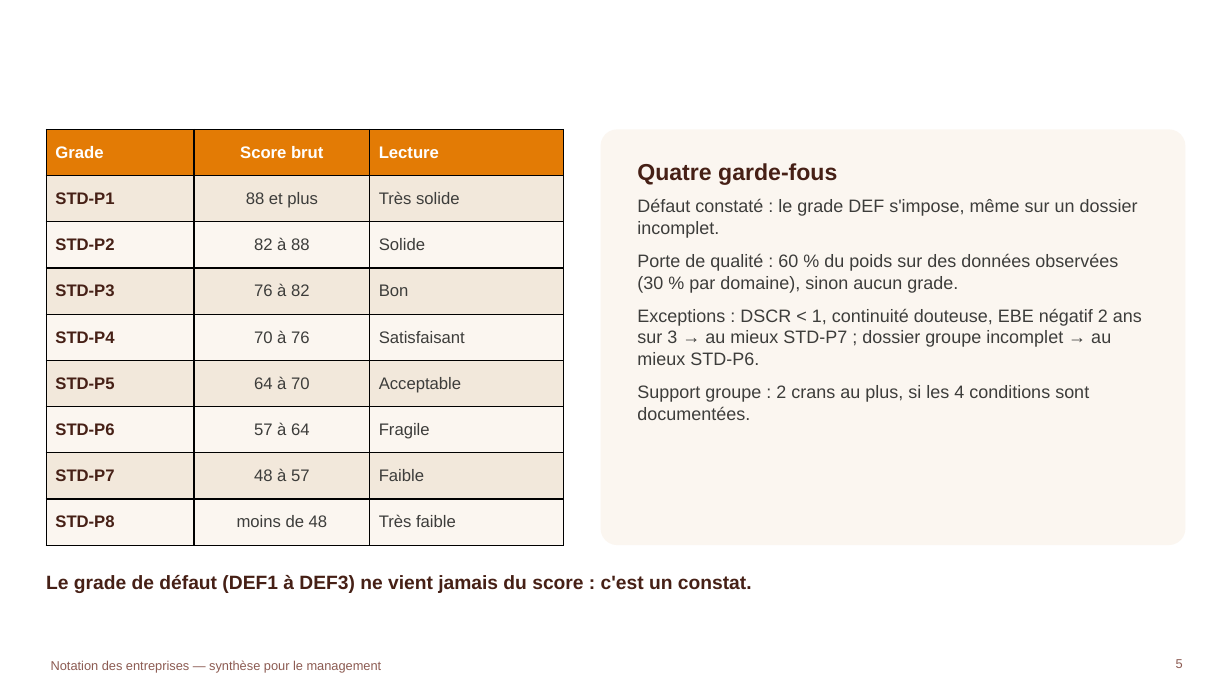
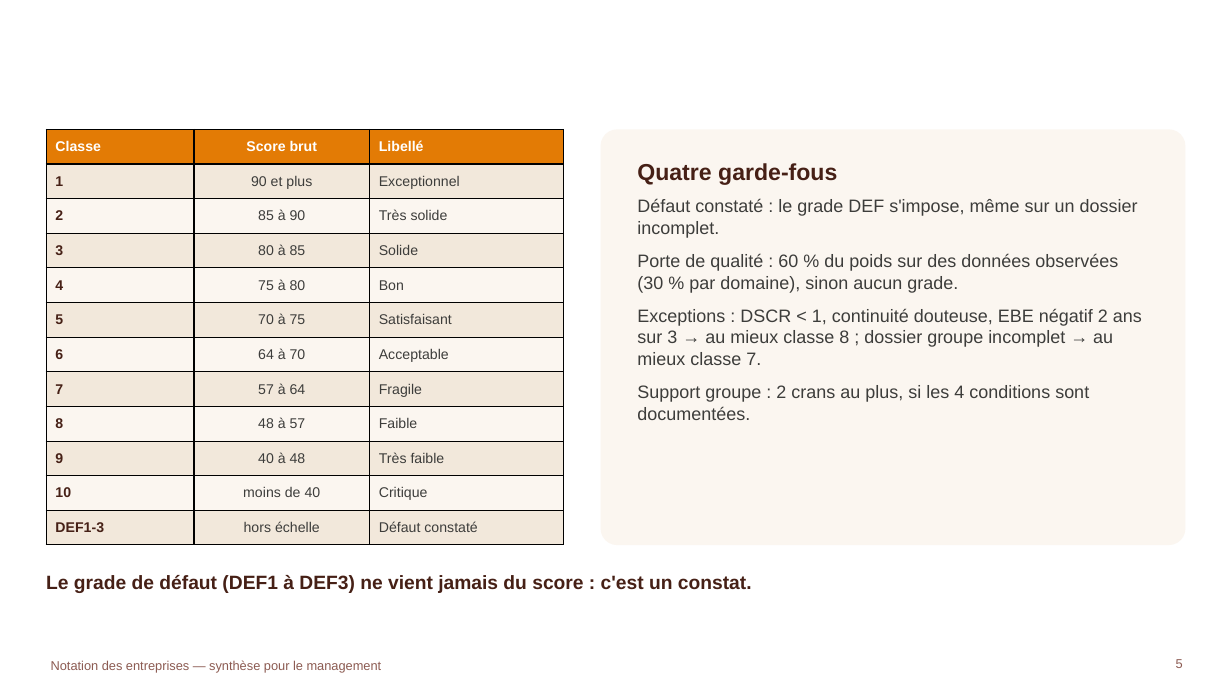
Before and after one commit to tariqeddoumi/Entreprise-scoring-cl, a slide deck: slide 5 of docs/presentations/Notation_entreprises_synthese_management.pptx. Drawn at 1232x693 pixels with LibreOffice and Linux fonts; fonts in the diff are those of the drawing; background and template pictures are left out. Boxes give left, top, right and bottom in pixels: in the first picture for what was removed or moved away, otherwise in the second. Text is boxed around its words. In the diff, an @@ line names an element or a change of style, - is before the commit and + after.

```diff
--- a/docs/presentations/Notation_entreprises_synthese_management.pptx
+++ b/docs/presentations/Notation_entreprises_synthese_management.pptx
@@ table at box(46, 129, 564, 545) @@
-row 1: Grade | Score brut | Lecture
-row 2: STD-P1 | 88 et plus | Très solide
-row 3: STD-P2 | 82 à 88 | Solide
-row 4: STD-P3 | 76 à 82 | Bon
-row 5: STD-P4 | 70 à 76 | Satisfaisant
-row 6: STD-P5 | 64 à 70 | Acceptable
-row 7: STD-P6 | 57 à 64 | Fragile
-row 8: STD-P7 | 48 à 57 | Faible
-row 9: STD-P8 | moins de 48 | Très faible
+row 1: Classe | Score brut | Libellé
+row 2: 1 | 90 et plus | Exceptionnel
+row 3: 2 | 85 à 90 | Très solide
+row 4: 3 | 80 à 85 | Solide
+row 5: 4 | 75 à 80 | Bon
+row 6: 5 | 70 à 75 | Satisfaisant
+row 7: 6 | 64 à 70 | Acceptable
+row 8: 7 | 57 à 64 | Fragile
+row 9: 8 | 48 à 57 | Faible
+row 10: 9 | 40 à 48 | Très faible
+row 11: 10 | moins de 40 | Critique
+row 12: DEF1-3 | hors échelle | Défaut constaté
@@ text at box(637, 308, 1142, 365): text changed @@
-Exceptions : DSCR < 1, continuité douteuse, EBE négatif 2 ans sur 3 → au mieux STD-P7 ; dossier groupe incomplet → au mieux STD-P6.
+Exceptions : DSCR < 1, continuité douteuse, EBE négatif 2 ans sur 3 → au mieux classe 8 ; dossier groupe incomplet → au mieux classe 7.
```
Also in this commit, not shown: 4 other slides changed, 26 other files.
